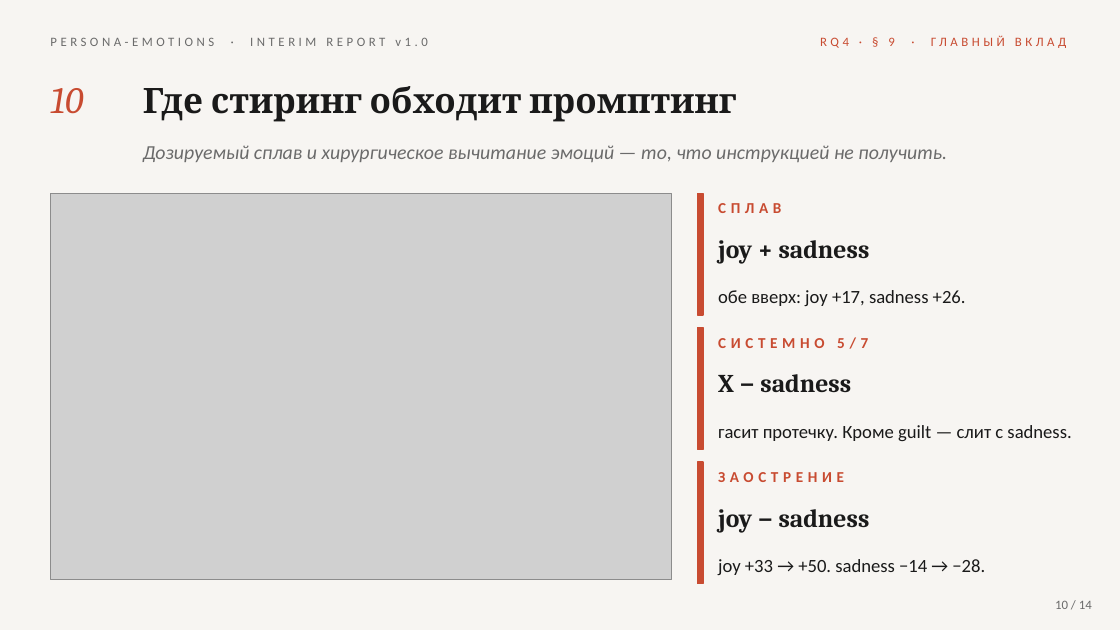
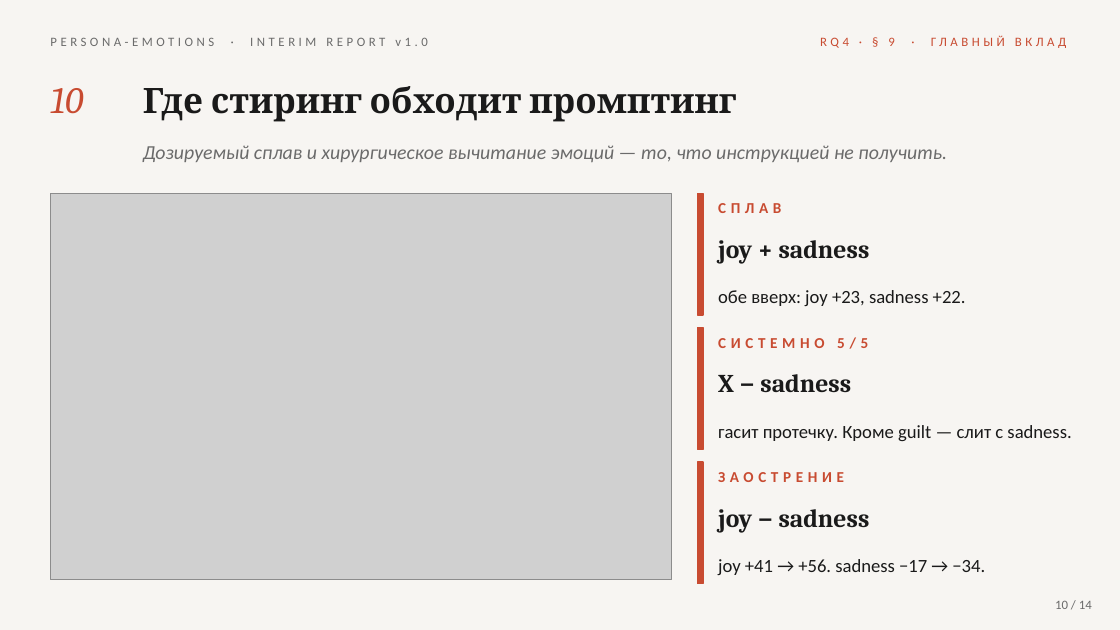
Before and after one commit to dmagog/persona-emotions, a slide deck: slide 11 of Presentation.pptx. Drawn at 1120x630 pixels with LibreOffice and Linux fonts; fonts in the diff are those of the drawing; grey boxes stand for pictures. Boxes give left, top, right and bottom in pixels: in the first picture for what was removed or moved away, otherwise in the second. Text is boxed around its words. In the diff, an @@ line names an element or a change of style, - is before the commit and + after.

Commit message:
review: critical sweep — sync stale numbers, expand status table, slides
REPORT.md / REPORT_humanized.md:
- §1 Данные: '832/920 пар' → '905/1000 пар' (after guilt regen: 115/125 added)
- §8 intro: clarify the n=14 encoder mini-table is the early raw-vs-SAE
  comparison, with pointer to §8а for the authoritative n=56 judge matrix
- §8 sanity-check (line 'guilt 32→78'): label as 'early sanity-check on
  the initial pool', cross-reference §8а for the authoritative numbers
  on the updated pool (vector + 8 guilt prompts changed since)
- §Угрозы W7 row: expand to reflect new prompting-vs-steering comparison
  (prompting wins by argmax 7/7 vs 4/7, leakage +18 vs +25, by-diagonal 3/7)

Presentation.pptx:
- slide 5 (RQ1): 6/7 → 7/7 significant diagonals (judge n=56)
- slide 10 (W7): refresh prompting-vs-steering table — steering avg
  diagonal +36→+46, argmax 6/7→4/7, leak +28→+25; prompting +44→+47,
  leak +18 (interval tightened); ВЫВОД text unchanged (still 'activation
  steering does not exceed instruction')
- slide 11 (§9): joy+sad obe vverkh +17/+26 → +23/+22; joy-sad
  joy +33→+50 → +41→+56; sadness -14→-28 → -17→-34; '5/7' → '5/5'
  (out of 5 leaking emotions tested, all 5 reduce sadness)
- slide 13 (Выводы): RQ1 6/7→7/7; RQ2 +28→+25; RQ4 +50/-28 → +56/-34
- slide 14 (план): W8 row 'аттрактор sadness с CI' → '+25 / fear-аггрегатор'

```diff
--- a/Presentation.pptx
+++ b/Presentation.pptx
@@ text at (718, 290, 966, 306): text changed @@
-обе вверх: joy +17, sadness +26.
+обе вверх: joy +23, sadness +22.
@@ text at (718, 337, 868, 349): text changed @@
-СИСТЕМНО 5/7
+СИСТЕМНО 5/5
@@ text at (718, 559, 985, 575): text changed @@
-joy +33 → +50. sadness −14 → −28.
+joy +41 → +56. sadness −17 → −34.
```
Also in this commit, not shown: 4 other slides changed, 2 other files.
